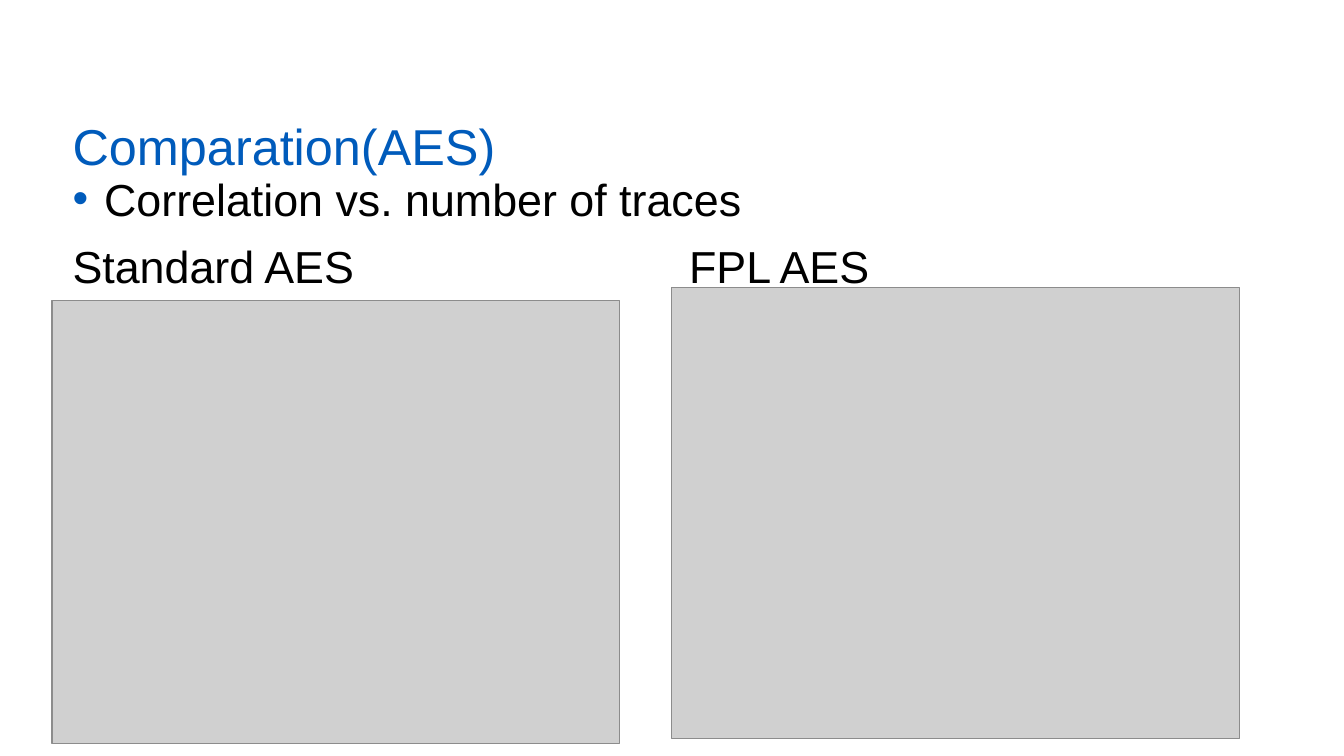
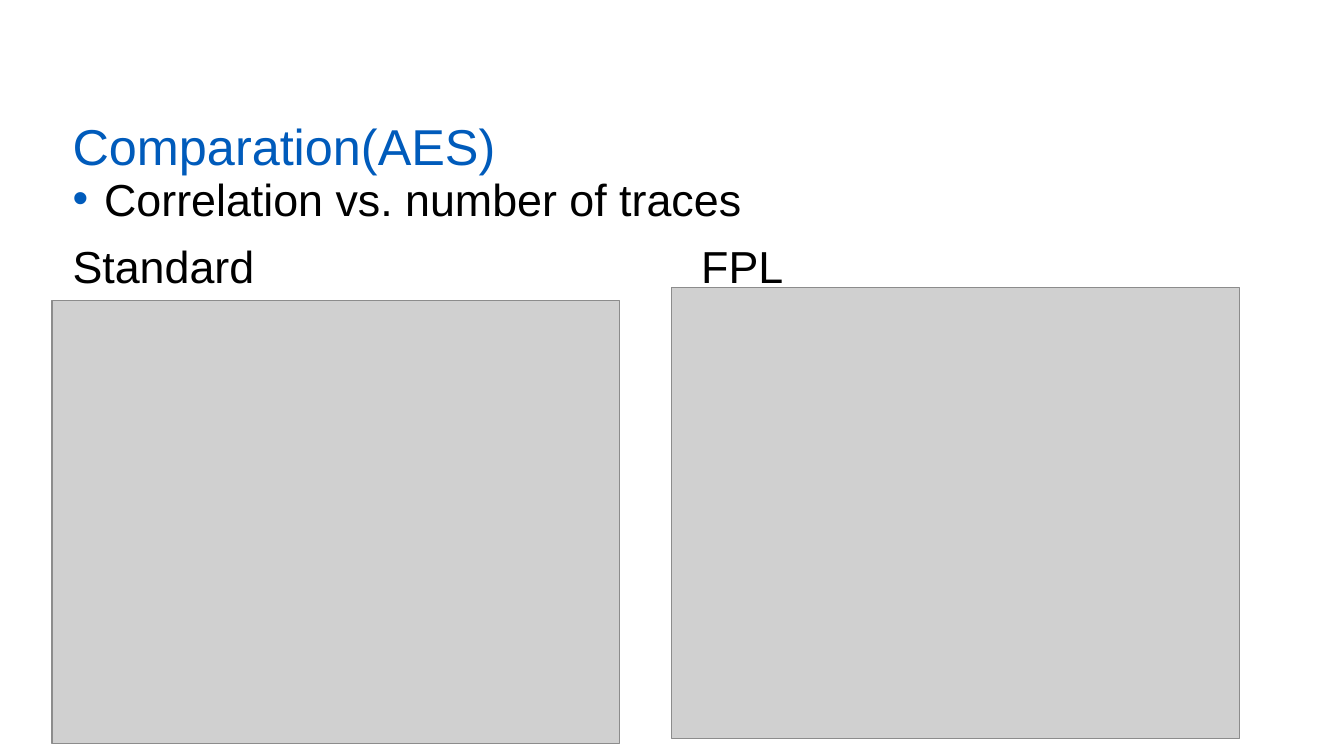
Before and after one commit to yberlin/hello-world, a slide deck: slide 17 of asianhost pre/FPL.pptx. Drawn at 1344x756 pixels with LibreOffice and Linux fonts; fonts in the diff are those of the drawing; grey boxes stand for pictures; background and template pictures are left out. Boxes give left, top, right and bottom in pixels: in the first picture for what was removed or moved away, otherwise in the second. Text is boxed around its words. In the diff, an @@ line names an element or a change of style, - is before the commit and + after.

```diff
--- a/asianhost pre/FPL.pptx
+++ b/asianhost pre/FPL.pptx
@@ text at <box>73,250,783,292</box>: text changed @@
-Standard AES FPL AES
+Standard FPL
```
Also in this commit, not shown: 3 other slides changed.
